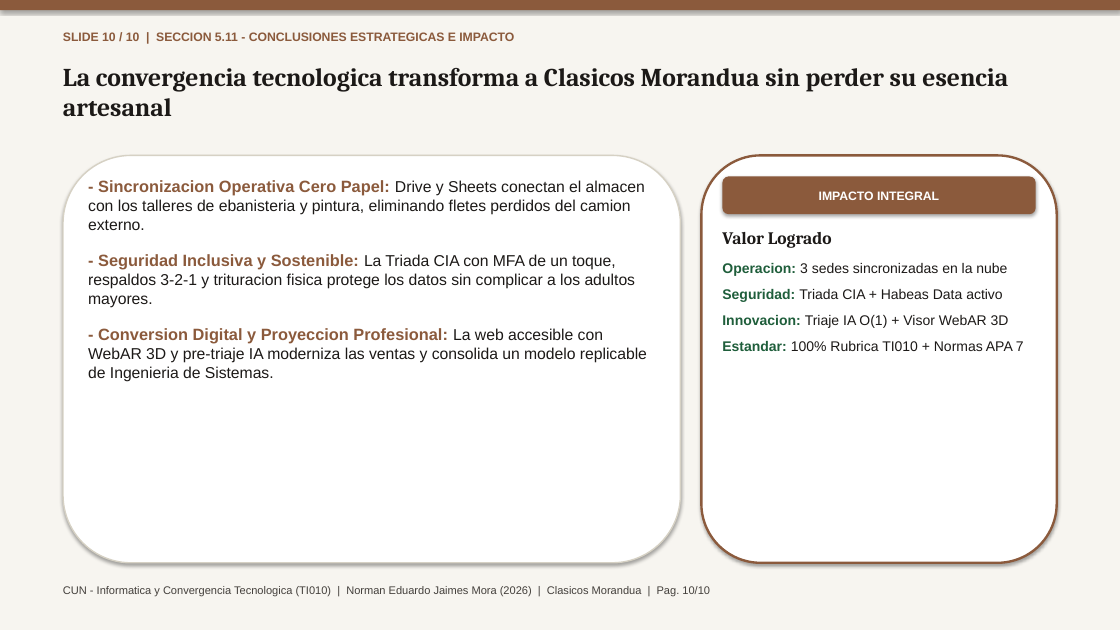
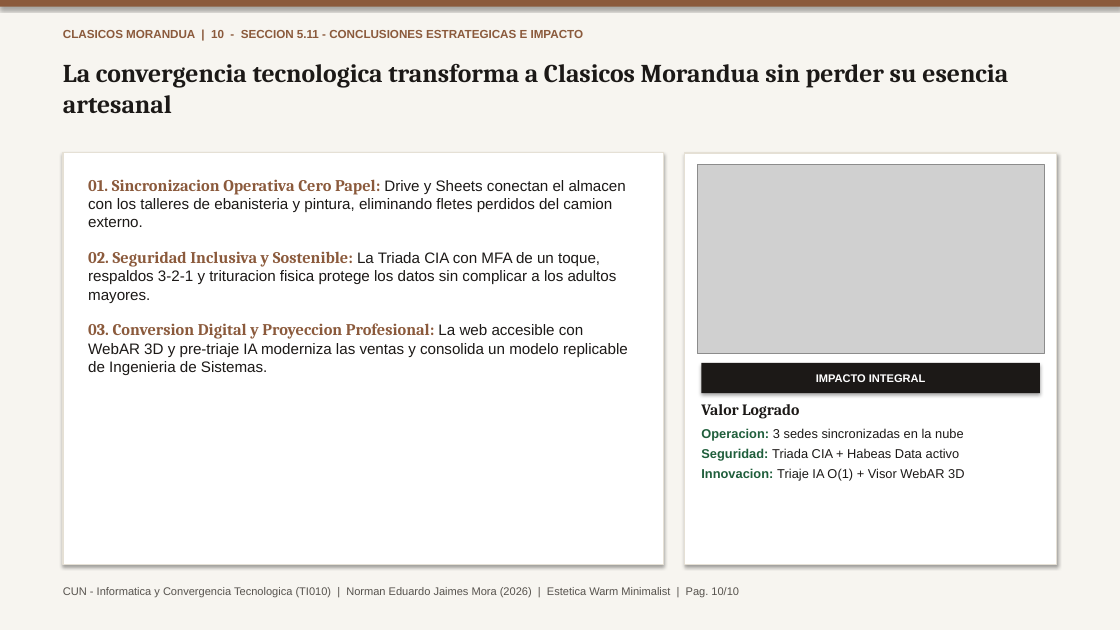
Before and after one commit to TheNormanJames/CUN-Informatica-y-convergencia, a slide deck: slide 10 of docs/ProyectoFinal_Norman_Jaimes.pptx. Drawn at 1120x630 pixels with LibreOffice and Linux fonts; fonts in the diff are those of the drawing; grey boxes stand for pictures. Boxes give left, top, right and bottom in pixels: in the first picture for what was removed or moved away, otherwise in the second. Text is boxed around its words. In the diff, an @@ line names an element or a change of style, - is before the commit and + after.

```diff
--- a/docs/ProyectoFinal_Norman_Jaimes.pptx
+++ b/docs/ProyectoFinal_Norman_Jaimes.pptx
@@ text "La convergencia tecnologica transforma a ..." moved from (x1=63, y1=68, x2=1008, y2=117) to (x1=63, y1=64, x2=1008, y2=114) @@
@@ text at (x1=63, y1=30, x2=584, y2=38): text changed; size 10.5 to 10 pt @@
-SLIDE 10 / 10 | SECCION 5.11 - CONCLUSIONES ESTRATEGICAS E IMPACTO
+CLASICOS MORANDUA | 10 - SECCION 5.11 - CONCLUSIONES ESTRATEGICAS E IMPACTO
@@ rectangle resized from (x1=63, y1=155, x2=681, y2=563) to (x1=63, y1=153, x2=664, y2=565) @@
@@ rectangle at (x1=63, y1=153, x2=664, y2=565): rounded rectangle to rectangle; outline #D6D1C4 1.2 pt to #E5E0D5 1 pt @@
@@ text at (x1=88, y1=179, x2=628, y2=375): text changed; size 13.5 to 13 pt @@
-- Sincronizacion Operativa Cero Papel: Drive y Sheets conectan el almacen con los talleres de ebanisteria y pintura, eliminando fletes perdidos del camion externo.
-- Seguridad Inclusiva y Sostenible: La Triada CIA con MFA de un toque, respaldos 3-2-1 y trituracion fisica protege los datos sin complicar a los adultos mayores.
-- Conversion Digital y Proyeccion Profesional: La web accesible con WebAR 3D y pre-triaje IA moderniza las ventas y consolida un modelo replicable de Ingenieria de Sistemas.
+01. Sincronizacion Operativa Cero Papel: Drive y Sheets conectan el almacen con los talleres de ebanisteria y pintura, eliminando fletes perdidos del camion externo.
+02. Seguridad Inclusiva y Sostenible: La Triada CIA con MFA de un toque, respaldos 3-2-1 y trituracion fisica protege los datos sin complicar a los adultos mayores.
+03. Conversion Digital y Proyeccion Profesional: La web accesible con WebAR 3D y pre-triaje IA moderniza las ventas y consolida un modelo replicable de Ingenieria de Sistemas.
@@ rectangle resized from (x1=702, y1=155, x2=1057, y2=563) to (x1=685, y1=153, x2=1057, y2=565) @@
@@ rectangle at (x1=685, y1=153, x2=1057, y2=565): rounded rectangle to rectangle; outline #8B5A3C 2 pt to #E5E0D5 1.2 pt @@
@@ picture added at (x1=697, y1=165, x2=1044, y2=354) @@
@@ text at (x1=722, y1=341, x2=1024, y2=351): paragraph removed @@
-Estandar: 100% Rubrica TI010 + Normas APA 7
@@ rectangle "IMPACTO INTEGRAL" resized from (x1=723, y1=176, x2=1036, y2=214) to (x1=702, y1=363, x2=1040, y2=393) @@
@@ rectangle "IMPACTO INTEGRAL" at (x1=702, y1=363, x2=1040, y2=393): size 10.5 to 9.5 pt; rounded rectangle to rectangle; fill #8B5A3C to #1C1917 @@
@@ text "Valor Logrado" moved from (x1=722, y1=232, x2=1024, y2=351) to (x1=701, y1=404, x2=964, y2=481) @@
@@ text "Valor Logrado" at (x1=701, y1=404, x2=964, y2=481): size 15 to 13.5 pt in "Valor Logrado"; size 12 to 11 pt; less space between paragraphs @@
@@ text at (x1=63, y1=587, x2=739, y2=598): text changed; text colour #44403C to #57534E @@
-CUN - Informatica y Convergencia Tecnologica (TI010) | Norman Eduardo Jaimes Mora (2026) | Clasicos Morandua | Pag. 10/10
+CUN - Informatica y Convergencia Tecnologica (TI010) | Norman Eduardo Jaimes Mora (2026) | Estetica Warm Minimalist | Pag. 10/10
```
Also in this commit, not shown: 9 other slides changed, 25 other files.
